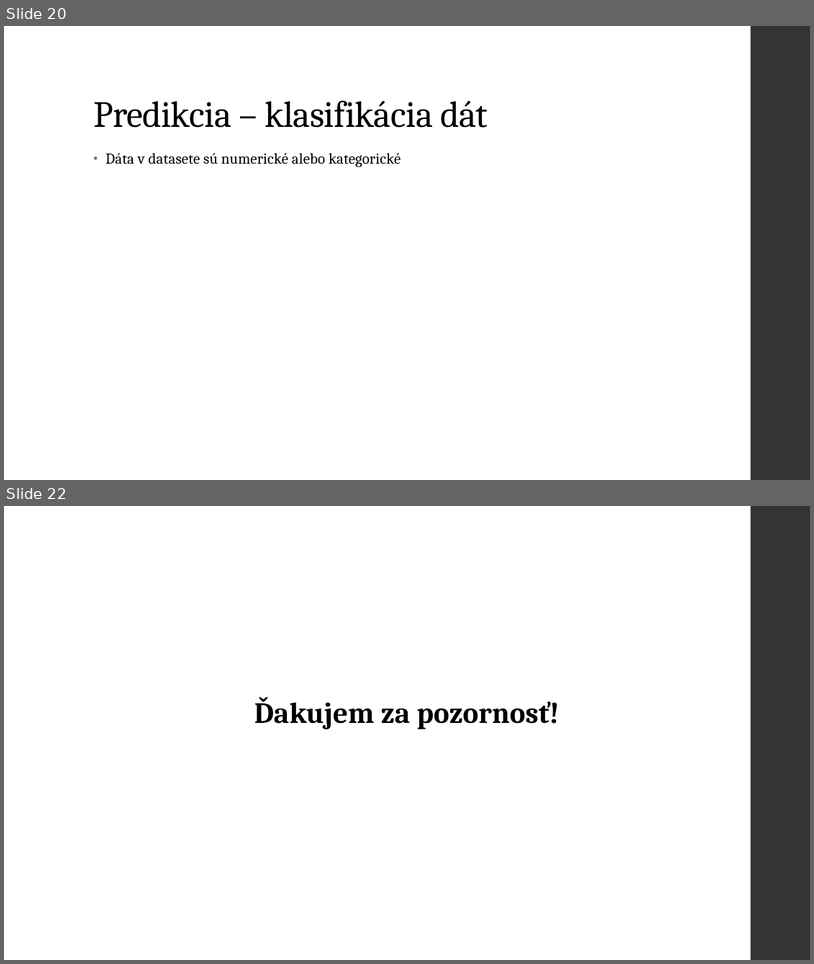
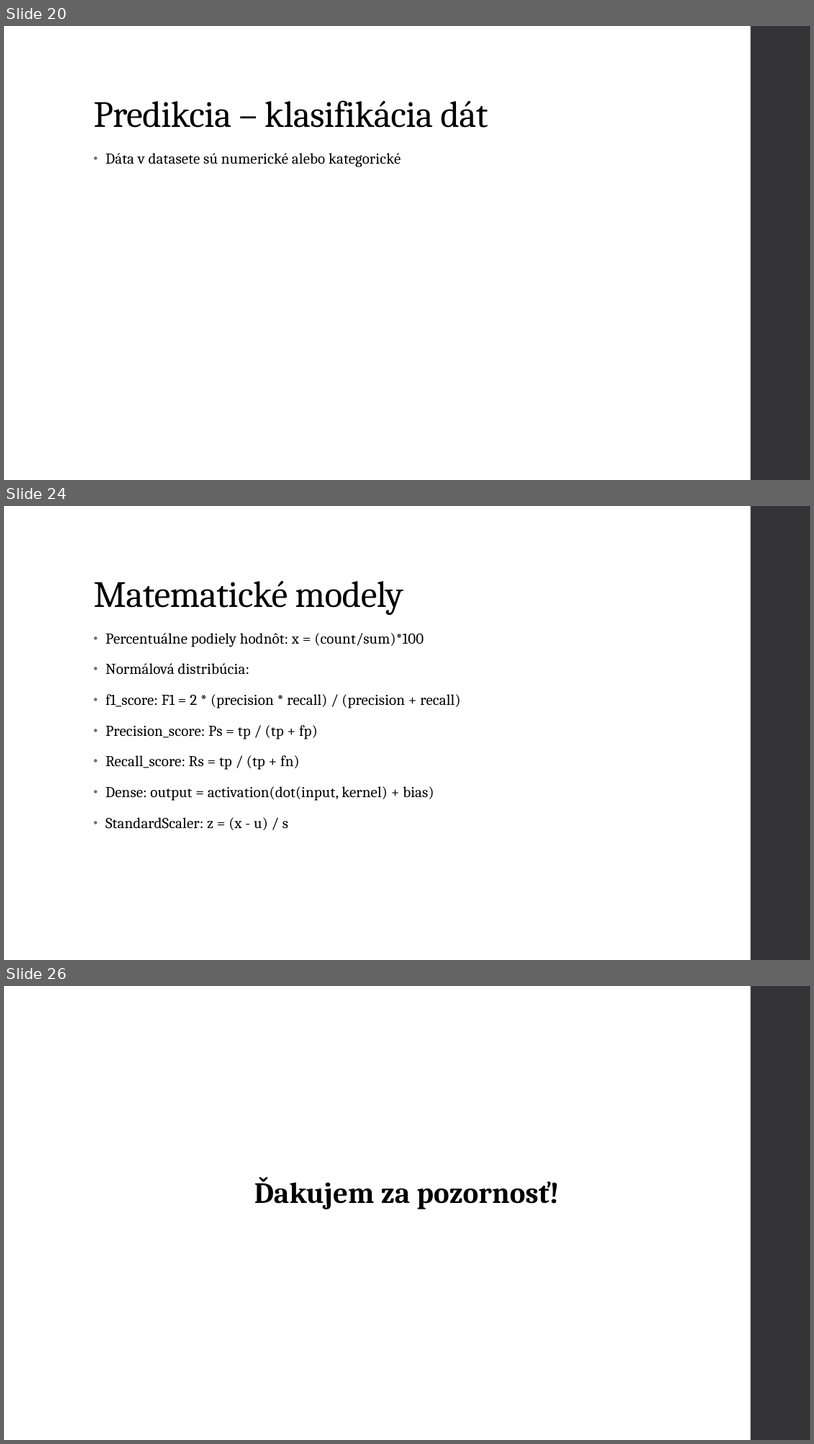
Before and after one commit to mvanko/Vanko_Martin_NS2021, a slide deck: Vanko Martin Predikcia zlyhania srdca.pptx. Shown one above the other, each under a label of ours: slides 20 and 22 before the commit, slides 20, 24 and 26 after it; the slides between them are not shown. The pictures are 814x964 and 814x1444 pixels, drawn with LibreOffice and Linux fonts; fonts in the diff are those of the drawing. Boxes give left, top, right and bottom in pixels: in the first picture for what was removed or moved away, otherwise in the second. Text is boxed around its words. In the diff, an @@ line names an element or a change of style, - is before the commit and + after.

```diff
--- a/Vanko Martin Predikcia zlyhania srdca.pptx
+++ b/Vanko Martin Predikcia zlyhania srdca.pptx
@@ slide 24 added at (4,506,810,960), background #FFFFFF; not listed: 1 template element that a slide beside it also shows @@
@@ title added at (93,581,403,615), 44 pt, text #000000 @@
+Matematické modely
@@ text added at (106,633,460,830), 18 pt, text #000000 @@
+• Percentuálne podiely hodnôt: x = (count/sum)*100
+• Normálová distribúcia:
+• f1_score: F1 = 2 * (precision * recall) / (precision + recall)
+• Precision_score: Ps = tp / (tp + fp)
+• Recall_score: Rs = tp / (tp + fn)
+• Dense: output = activation(dot(input, kernel) + bias)
+• StandardScaler: z = (x - u) / s
@@ what was slide 22 is now slide 26 @@
```
Also in this commit, not shown: 3 other slides added, 1 other file.
